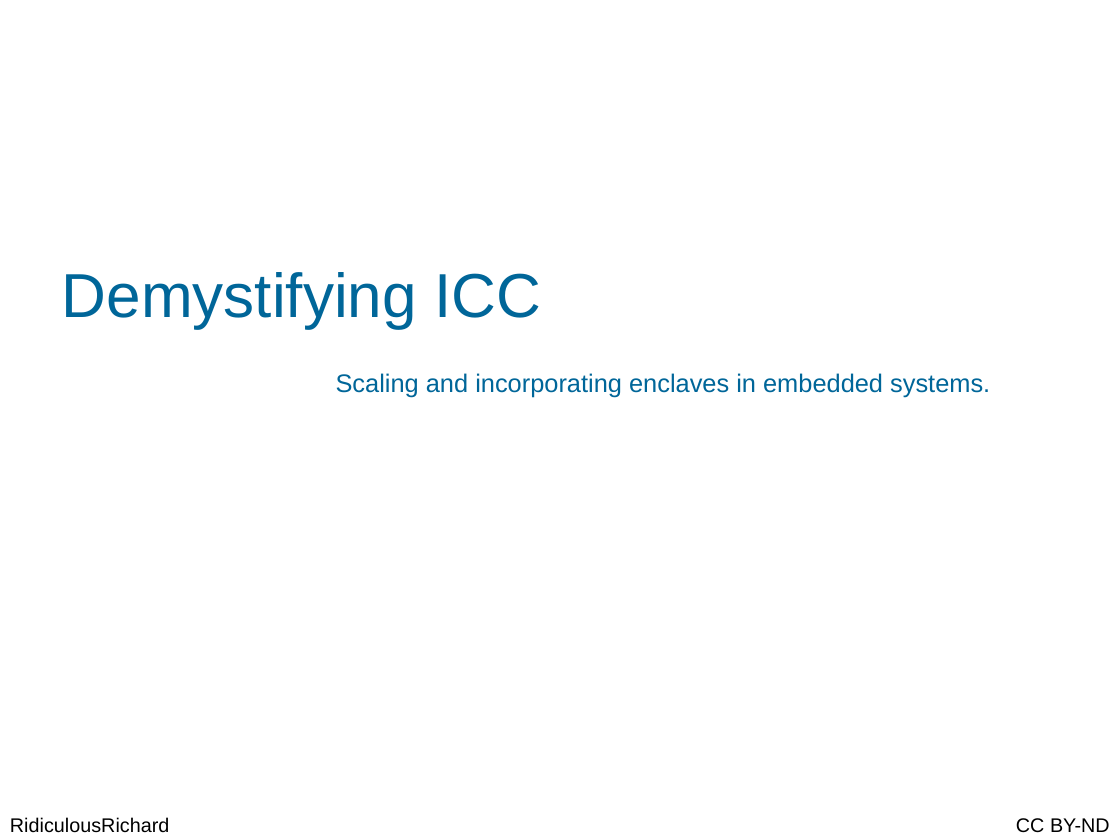
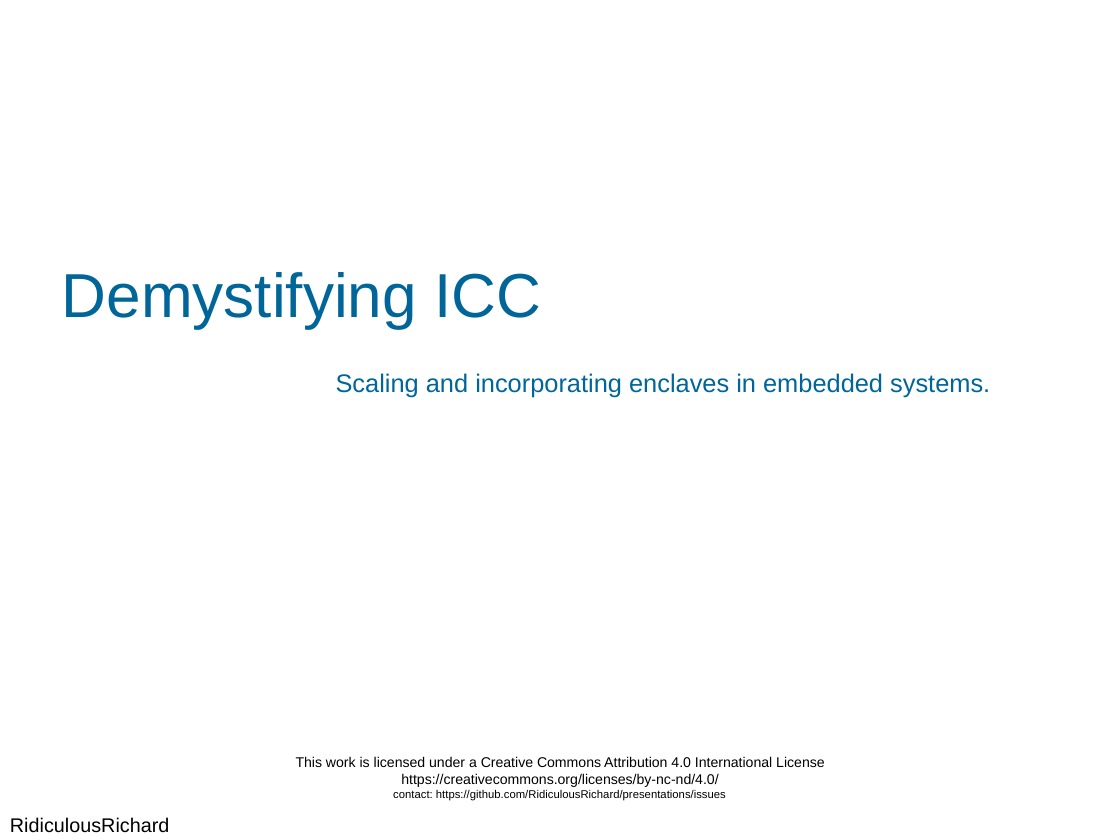
Before and after one commit to RidiculousRichard/presentations, a slide deck: slide 1 of Demystifying ICC.odp. Drawn at 1120x840 pixels with LibreOffice and Linux fonts; fonts in the diff are those of the drawing; background and template pictures are left out. Boxes give left, top, right and bottom in pixels: in the first picture for what was removed or moved away, otherwise in the second. Text is boxed around its words. In the diff, an @@ line names an element or a change of style, - is before the commit and + after.

Commit message:
License update

```diff
--- a/Demystifying ICC.odp
+++ b/Demystifying ICC.odp
@@ text added at (296,756,825,801), 10 pt, text #000000 @@
+This work is licensed under a Creative Commons Attribution 4.0 International License
+https://creativecommons.org/licenses/by-nc-nd/4.0/
+contact: https://github.com/RidiculousRichard/presentations/issues
@@ text removed at (1016,818,1110,833) @@
-CC BY-ND
```
Also in this commit, not shown: 13 other slides changed.
